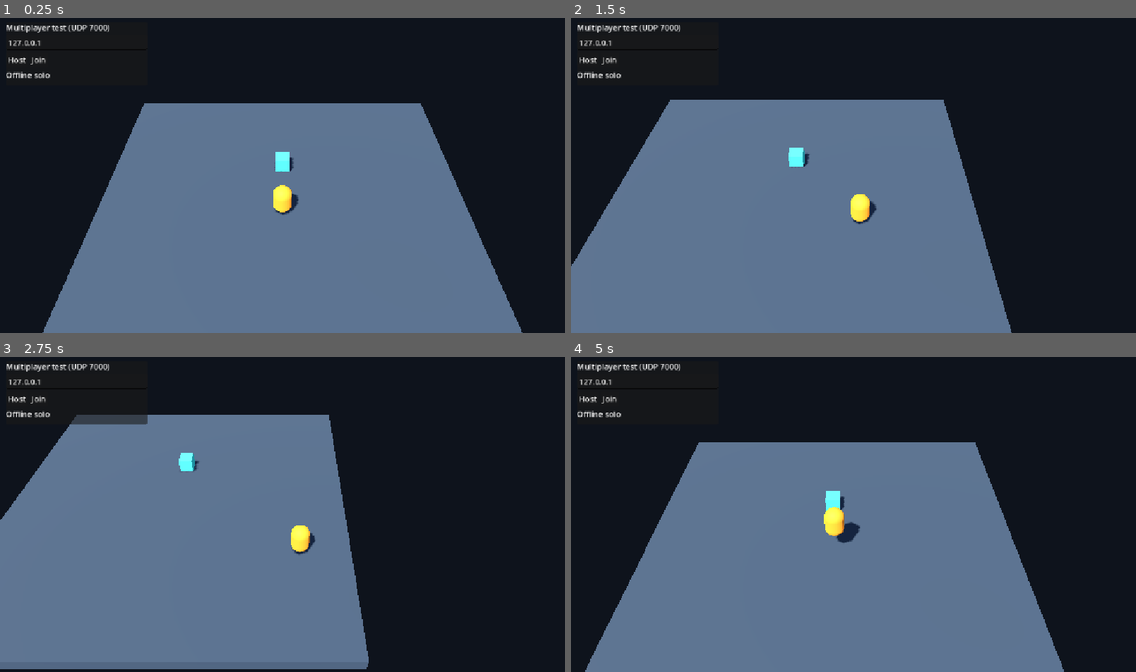
Above: before the commit, frames 1-4 (two rows, left to right).
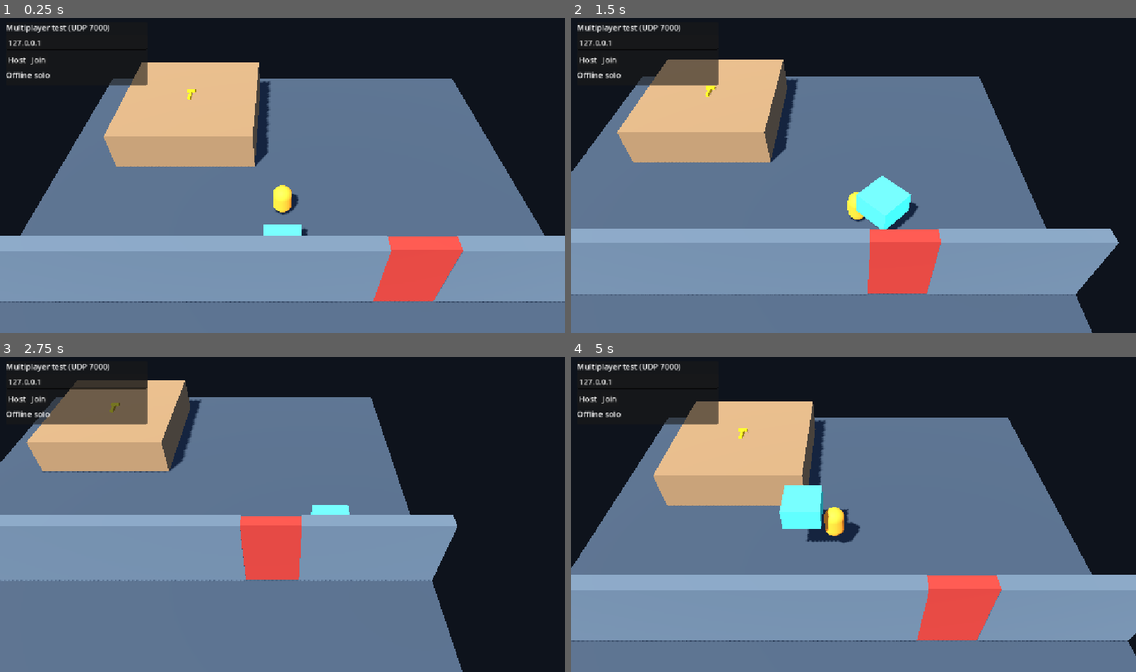
Above: after the commit, the same moments.

Repository: Lukasohgren/break-out-bear
Game: Godot game, scene res://scenes/main.tscn
The game is run twice, just before and just after one commit, with the same random seed, the same clock (stepped at 60 frames per second) and the same inputs.
Inputs:
- Up to frame 1 (0.25 s): no input
- Up to frame 2 (1.5 s): tap Enter at 0.5 s; hold D (move_right) 0.53-1.28 s; tap E (interact) at 0.6, 1.35 s; tap Space (jump) at 0.77 s; hold S (move_backward) from 1.28 s (still down)
- Up to frame 3 (2.75 s): tap Space (jump) at 1.52 s; release S (move_backward) at 2.03 s; hold D (move_right) from 2.03 s (still down); tap E (interact) at 2.1 s
- Up to frame 4 (5 s): release D (move_right) at 2.78 s; hold W (move_forward) 2.78-3.53 s; tap E (interact) at 2.85, 3.6, 4.35 s; tap Space (jump) at 3.02, 3.77, 4.52 s; hold A (move_left) from 3.53 s (still down)

The runs differ from the first frame. In frame 1, 42% of the frame differs, in the area x 0-100%, y 14-100%; in frame 2, 41%; in frame 3, 35%; in frame 4, 43%.

Commit message:
Implemented first box+shelf parkour, also key function for door

Diff:
--- a/items/carryable_object.gd
+++ b/items/carryable_object.gd
@@ -1,7 +1,9 @@
 class_name CarryableObject
 extends RigidBody3D
 
+@export var item_id: StringName = &""
 @export var holder_peer_id: int = 0
+@export var is_consumed: bool = false
 # The host sends this transform; clients apply it only while the object is free.
 @export_storage var network_transform: Transform3D = Transform3D.IDENTITY
 var is_carried: bool:
@@ -16,6 +18,7 @@
 var _world_collision_mask: int
 var _world_freeze: bool
 var _applied_holder_peer_id: int = -1
+var _applied_is_consumed: bool = false
 
 
 func _ready() -> void:
@@ -28,10 +31,12 @@
 
 
 func _physics_process(_delta: float) -> void:
-	if _applied_holder_peer_id != holder_peer_id:
+	if _applied_holder_peer_id != holder_peer_id or _applied_is_consumed != is_consumed:
 		_carry_point = null
 		_apply_physics_state()
 
+	if is_consumed:
+		return
 	if is_carried:
 		if not is_instance_valid(_carry_point):
 			_carry_point = _find_holder_carry_point()
@@ -67,7 +72,7 @@
 
 
 func pick_up(carry_point: Marker3D, peer_id: int) -> bool:
-	if not is_multiplayer_authority() or is_carried or not is_instance_valid(carry_point):
+	if not is_multiplayer_authority() or is_consumed or is_carried or not is_instance_valid(carry_point):
 		return false
 	if peer_id <= 0:
 		return false
@@ -94,9 +99,23 @@
 	set_physics_process(_network_session_active)
 
 
+func consume() -> bool:
+	if not is_multiplayer_authority() or is_consumed:
+		return false
+
+	holder_peer_id = 0
+	_carry_point = null
+	is_consumed = true
+	_apply_physics_state()
+	set_physics_process(_network_session_active)
+	return true
+
+
 func _apply_physics_state() -> void:
 	_applied_holder_peer_id = holder_peer_id
-	if is_carried:
+	_applied_is_consumed = is_consumed
+	visible = not is_consumed
+	if is_consumed or is_carried:
 		freeze = true
 		collision_layer = 0
 		collision_mask = 0
--- a/items/carryable_object.tscn
+++ b/items/carryable_object.tscn
@@ -8,10 +8,10 @@
 
 [sub_resource type="BoxMesh" id="BoxMesh_carryable"]
 material = SubResource("StandardMaterial3D_carryable")
-size = Vector3(0.25, 0.25, 0.25)
+size = Vector3(0.55, 0.35, 0.55)
 
 [sub_resource type="BoxShape3D" id="BoxShape3D_carryable"]
-size = Vector3(0.25, 0.25, 0.25)
+size = Vector3(0.55, 0.35, 0.55)
 
 [sub_resource type="SceneReplicationConfig" id="SceneReplicationConfig_carryable"]
 properties/0/path = NodePath(".:holder_peer_id")
@@ -20,10 +20,15 @@
 properties/1/path = NodePath(".:network_transform")
 properties/1/spawn = false
 properties/1/replication_mode = 1
+properties/2/path = NodePath(".:is_consumed")
+properties/2/spawn = false
+properties/2/replication_mode = 1
 
 [node name="CarryableObject" type="RigidBody3D" groups=["carryables"]]
 collision_layer = 2
 collision_mask = 3
+mass = 20.0
+lock_rotation = true
 script = ExtResource("1_carryable")
 
 [node name="MeshInstance3D" type="MeshInstance3D" parent="."]
--- /dev/null
+++ b/items/key.tscn
@@ -0,0 +1,50 @@
+[gd_scene load_steps=7 format=3]
+
+[ext_resource type="Script" path="res://items/carryable_object.gd" id="1_carryable"]
+
+[sub_resource type="StandardMaterial3D" id="StandardMaterial3D_key"]
+albedo_color = Color(1, 0.75, 0.13, 1)
+roughness = 0.45
+
+[sub_resource type="BoxMesh" id="BoxMesh_shaft"]
+material = SubResource("StandardMaterial3D_key")
+size = Vector3(0.05, 0.05, 0.24)
+
+[sub_resource type="BoxMesh" id="BoxMesh_head"]
+material = SubResource("StandardMaterial3D_key")
+size = Vector3(0.16, 0.05, 0.08)
+
+[sub_resource type="BoxShape3D" id="BoxShape3D_key"]
+size = Vector3(0.16, 0.06, 0.32)
+
+[sub_resource type="SceneReplicationConfig" id="SceneReplicationConfig_key"]
+properties/0/path = NodePath(".:holder_peer_id")
+properties/0/spawn = false
+properties/0/replication_mode = 1
+properties/1/path = NodePath(".:network_transform")
+properties/1/spawn = false
+properties/1/replication_mode = 1
+properties/2/path = NodePath(".:is_consumed")
+properties/2/spawn = false
+properties/2/replication_mode = 1
+
+[node name="Key" type="RigidBody3D" groups=["carryables"]]
+collision_layer = 2
+collision_mask = 3
+script = ExtResource("1_carryable")
+item_id = &"shelf_key"
+
+[node name="Shaft" type="MeshInstance3D" parent="."]
+position = Vector3(0, 0, 0.06)
+mesh = SubResource("BoxMesh_shaft")
+
+[node name="Head" type="MeshInstance3D" parent="."]
+position = Vector3(0, 0, -0.1)
+mesh = SubResource("BoxMesh_head")
+
+[node name="CollisionShape3D" type="CollisionShape3D" parent="."]
+position = Vector3(0, 0, 0.02)
+shape = SubResource("BoxShape3D_key")
+
+[node name="MultiplayerSynchronizer" type="MultiplayerSynchronizer" parent="."]
+replication_config = SubResource("SceneReplicationConfig_key")
--- a/player/player.tscn
+++ b/player/player.tscn
@@ -44,7 +44,7 @@
 [node name="InteractionArea" type="Area3D" parent="."]
 position = Vector3(0, 0.25, 0)
 collision_layer = 0
-collision_mask = 2
+collision_mask = 3
 script = ExtResource("2_interaction")
 
 [node name="CollisionShape3D" type="CollisionShape3D" parent="InteractionArea"]
--- a/player/player_interaction.gd
+++ b/player/player_interaction.gd
@@ -13,7 +13,11 @@
 		return
 
 	var peer_id: int = get_multiplayer_authority()
+	var nearby_door: LockedDoor = _find_nearest_door()
 	if _find_held_object(peer_id) != null:
+		if nearby_door != null:
+			_interact_with_door(peer_id, nearby_door)
+			return
 		if multiplayer.is_server():
 			_server_try_drop(peer_id)
 		else:
@@ -22,12 +26,22 @@
 
 	var nearest_object: CarryableObject = _find_nearest_object()
 	if nearest_object == null:
+		if nearby_door != null:
+			_interact_with_door(peer_id, nearby_door)
 		return
 	var object_path: String = str(get_tree().current_scene.get_path_to(nearest_object))
 	if multiplayer.is_server():
 		_server_try_pickup(peer_id, object_path)
 	else:
 		_request_pickup.rpc_id(1, object_path)
+
+
+func _interact_with_door(peer_id: int, door: LockedDoor) -> void:
+	var door_path: String = str(get_tree().current_scene.get_path_to(door))
+	if multiplayer.is_server():
+		_server_try_open_door(peer_id, door_path)
+	else:
+		_request_door_interaction.rpc_id(1, door_path)
 
 
 @rpc("any_peer", "call_remote", "reliable")
@@ -40,6 +54,12 @@
 func _request_drop() -> void:
 	if multiplayer.is_server():
 		_server_try_drop(multiplayer.get_remote_sender_id())
+
+
+@rpc("any_peer", "call_remote", "reliable")
+func _request_door_interaction(door_path: String) -> void:
+	if multiplayer.is_server():
+		_server_try_open_door(multiplayer.get_remote_sender_id(), door_path)
 
 
 func _server_try_pickup(peer_id: int, object_path: String) -> void:
@@ -59,7 +79,7 @@
 		or not object.is_in_group("carryables")
 	):
 		return
-	if object.is_carried or global_position.distance_to(object.global_position) > max_interaction_distance:
+	if object.is_consumed or object.is_carried or global_position.distance_to(object.global_position) > max_interaction_distance:
 		return
 
 	object.pick_up(carry_point, peer_id)
@@ -71,6 +91,23 @@
 	var object: CarryableObject = _find_held_object(peer_id)
 	if object != null:
 		object.drop()
+
+
+func _server_try_open_door(peer_id: int, door_path: String) -> void:
+	if not multiplayer.is_server() or not _is_valid_requester(peer_id):
+		return
+
+	var scene: Node = get_tree().current_scene
+	if scene == null:
+		return
+	var door: LockedDoor = scene.get_node_or_null(NodePath(door_path)) as LockedDoor
+	if door == null or door.is_queued_for_deletion() or not scene.is_ancestor_of(door):
+		return
+	if global_position.distance_to(door.global_position) > max_interaction_distance:
+		return
+
+	var player: CharacterBody3D = get_parent() as CharacterBody3D
+	door.try_unlock(player, _find_held_object(peer_id))
 
 
 func _is_valid_requester(peer_id: int) -> bool:
@@ -99,7 +136,7 @@
 	var nearest_distance_squared: float = INF
 	for body in get_overlapping_bodies():
 		var candidate: CarryableObject = body as CarryableObject
-		if candidate == null or candidate.is_carried or not candidate.is_in_group("carryables"):
+		if candidate == null or candidate.is_consumed or candidate.is_carried or not candidate.is_in_group("carryables"):
 			continue
 		var distance_squared: float = global_position.distance_squared_to(
 			candidate.global_position
@@ -109,3 +146,17 @@
 			nearest_distance_squared = distance_squared
 
 	return nearest_object
+
+
+func _find_nearest_door() -> LockedDoor:
+	var nearest_door: LockedDoor
+	var nearest_distance_squared: float = INF
+	for body in get_overlapping_bodies():
+		var candidate: LockedDoor = body as LockedDoor
+		if candidate == null or candidate.is_open:
+			continue
+		var distance_squared: float = global_position.distance_squared_to(candidate.global_position)
+		if distance_squared < nearest_distance_squared:
+			nearest_door = candidate
+			nearest_distance_squared = distance_squared
+	return nearest_door
--- a/scenes/main.tscn
+++ b/scenes/main.tscn
@@ -4,6 +4,8 @@
 [ext_resource type="Script" uid="uid://b72gg4y1et42v" path="res://camera/camera_rig.gd" id="2_camera_rig"]
 [ext_resource type="PackedScene" path="res://items/carryable_object.tscn" id="3_carryable"]
 [ext_resource type="Script" path="res://network/network_session.gd" id="4_network_session"]
+[ext_resource type="PackedScene" path="res://items/key.tscn" id="5_key"]
+[ext_resource type="PackedScene" path="res://world/locked_door.tscn" id="6_locked_door"]
 
 [sub_resource type="StandardMaterial3D" id="StandardMaterial3D_floor"]
 albedo_color = Color(0.19, 0.25, 0.32, 1)
@@ -11,10 +13,39 @@
 
 [sub_resource type="BoxMesh" id="BoxMesh_floor"]
 material = SubResource("StandardMaterial3D_floor")
-size = Vector3(6, 0.2, 6)
+size = Vector3(8, 0.2, 8)
 
 [sub_resource type="BoxShape3D" id="BoxShape3D_floor"]
-size = Vector3(6, 0.2, 6)
+size = Vector3(8, 0.2, 8)
+
+[sub_resource type="StandardMaterial3D" id="StandardMaterial3D_shelf"]
+albedo_color = Color(0.48, 0.4, 0.31, 1)
+roughness = 0.85
+
+[sub_resource type="BoxMesh" id="BoxMesh_shelf"]
+material = SubResource("StandardMaterial3D_shelf")
+size = Vector3(2.5, 0.7, 2.5)
+
+[sub_resource type="BoxShape3D" id="BoxShape3D_shelf"]
+size = Vector3(2.5, 0.7, 2.5)
+
+[sub_resource type="StandardMaterial3D" id="StandardMaterial3D_wall"]
+albedo_color = Color(0.29, 0.36, 0.43, 1)
+roughness = 0.85
+
+[sub_resource type="BoxMesh" id="BoxMesh_wall_left"]
+material = SubResource("StandardMaterial3D_wall")
+size = Vector3(5.2, 1.2, 0.2)
+
+[sub_resource type="BoxShape3D" id="BoxShape3D_wall_left"]
+size = Vector3(5.2, 1.2, 0.2)
+
+[sub_resource type="BoxMesh" id="BoxMesh_wall_right"]
+material = SubResource("StandardMaterial3D_wall")
+size = Vector3(2, 1.2, 0.2)
+
+[sub_resource type="BoxShape3D" id="BoxShape3D_wall_right"]
+size = Vector3(2, 1.2, 0.2)
 
 [sub_resource type="Environment" id="Environment_composition"]
 background_mode = 1
@@ -26,7 +57,7 @@
 tonemap_mode = 2
 
 [node name="Main" type="Node3D" unique_id=1253121385]
-editor_description = "Movement test with a group-follow camera. Scale convention: 1 unit = 1 metre. The toy is 0.5 m tall; the floor is 6 x 6 m."
+editor_description = "First puzzle test: move the box to the shelf, retrieve the key, and open the door. Scale convention: 1 unit = 1 metre."
 
 [node name="Floor" type="StaticBody3D" parent="." unique_id=463263654]
 editor_description = "The mesh and box collision share dimensions. The top surface is at world Y = 0."
@@ -41,8 +72,42 @@
 [node name="Player" parent="." unique_id=395010145 node_paths=PackedStringArray("movement_camera") instance=ExtResource("1_player")]
 movement_camera = NodePath("../CameraRig/Camera3D")
 
-[node name="CarryableObject" parent="." unique_id=707071897 instance=ExtResource("3_carryable")]
-transform = Transform3D(1, 0, 0, 0, 1, 0, 0, 0, 1, 0, 0.125, -1)
+[node name="StepBox" parent="." unique_id=707071897 instance=ExtResource("3_carryable")]
+position = Vector3(0, 0.175, 0.85)
+
+[node name="Shelf" type="StaticBody3D" parent="."]
+editor_description = "Top surface at Y = 0.7 m. Change mesh and collision dimensions together to tune the puzzle."
+position = Vector3(-1.75, 0.35, -2.25)
+
+[node name="MeshInstance3D" type="MeshInstance3D" parent="Shelf"]
+mesh = SubResource("BoxMesh_shelf")
+
+[node name="CollisionShape3D" type="CollisionShape3D" parent="Shelf"]
+shape = SubResource("BoxShape3D_shelf")
+
+[node name="Key" parent="." instance=ExtResource("5_key")]
+position = Vector3(-1.75, 0.73, -2.25)
+
+[node name="WallLeft" type="StaticBody3D" parent="."]
+position = Vector3(-1.4, 0.6, 1.5)
+
+[node name="MeshInstance3D" type="MeshInstance3D" parent="WallLeft"]
+mesh = SubResource("BoxMesh_wall_left")
+
+[node name="CollisionShape3D" type="CollisionShape3D" parent="WallLeft"]
+shape = SubResource("BoxShape3D_wall_left")
+
+[node name="WallRight" type="StaticBody3D" parent="."]
+position = Vector3(3, 0.6, 1.5)
+
+[node name="MeshInstance3D" type="MeshInstance3D" parent="WallRight"]
+mesh = SubResource("BoxMesh_wall_right")
+
+[node name="CollisionShape3D" type="CollisionShape3D" parent="WallRight"]
+shape = SubResource("BoxShape3D_wall_right")
+
+[node name="LockedDoor" parent="." instance=ExtResource("6_locked_door")]
+position = Vector3(1.6, 0.6, 1.5)
 
 [node name="WorldEnvironment" type="WorldEnvironment" parent="." unique_id=1158593214]
 environment = SubResource("Environment_composition")
--- /dev/null
+++ b/world/locked_door.gd
@@ -0,0 +1,38 @@
+class_name LockedDoor
+extends StaticBody3D
+
+@export var required_item_id: StringName = &"shelf_key"
+@export var open_offset: Vector3 = Vector3(1.1, 0.0, 0.0)
+@export var is_open: bool = false:
+	set(value):
+		is_open = value
+		if _has_closed_position:
+			_apply_open_state()
+
+var _closed_position: Vector3
+var _has_closed_position: bool = false
+
+
+func _ready() -> void:
+	_closed_position = position
+	_has_closed_position = true
+	_apply_open_state()
+
+
+func try_unlock(player: CharacterBody3D, held_object: CarryableObject) -> void:
+	if not multiplayer.is_server() or not is_multiplayer_authority() or is_open:
+		return
+	if player == null or not is_instance_valid(held_object):
+		return
+	if (
+		held_object.is_consumed
+		or held_object.holder_peer_id != player.get_multiplayer_authority()
+		or held_object.item_id != required_item_id
+	):
+		return
+	if held_object.consume():
+		is_open = true
+
+
+func _apply_open_state() -> void:
+	position = _closed_position + open_offset if is_open else _closed_position
--- /dev/null
+++ b/world/locked_door.tscn
@@ -0,0 +1,31 @@
+[gd_scene load_steps=6 format=3]
+
+[ext_resource type="Script" path="res://world/locked_door.gd" id="1_door"]
+
+[sub_resource type="StandardMaterial3D" id="StandardMaterial3D_door"]
+albedo_color = Color(0.55, 0.2, 0.19, 1)
+roughness = 0.7
+
+[sub_resource type="BoxMesh" id="BoxMesh_door"]
+material = SubResource("StandardMaterial3D_door")
+size = Vector3(0.8, 1.2, 0.18)
+
+[sub_resource type="BoxShape3D" id="BoxShape3D_door"]
+size = Vector3(0.8, 1.2, 0.18)
+
+[sub_resource type="SceneReplicationConfig" id="SceneReplicationConfig_door"]
+properties/0/path = NodePath(".:is_open")
+properties/0/spawn = false
+properties/0/replication_mode = 1
+
+[node name="LockedDoor" type="StaticBody3D"]
+script = ExtResource("1_door")
+
+[node name="MeshInstance3D" type="MeshInstance3D" parent="."]
+mesh = SubResource("BoxMesh_door")
+
+[node name="CollisionShape3D" type="CollisionShape3D" parent="."]
+shape = SubResource("BoxShape3D_door")
+
+[node name="MultiplayerSynchronizer" type="MultiplayerSynchronizer" parent="."]
+replication_config = SubResource("SceneReplicationConfig_door")
Not shown, added: world/locked_door.gd.uid
